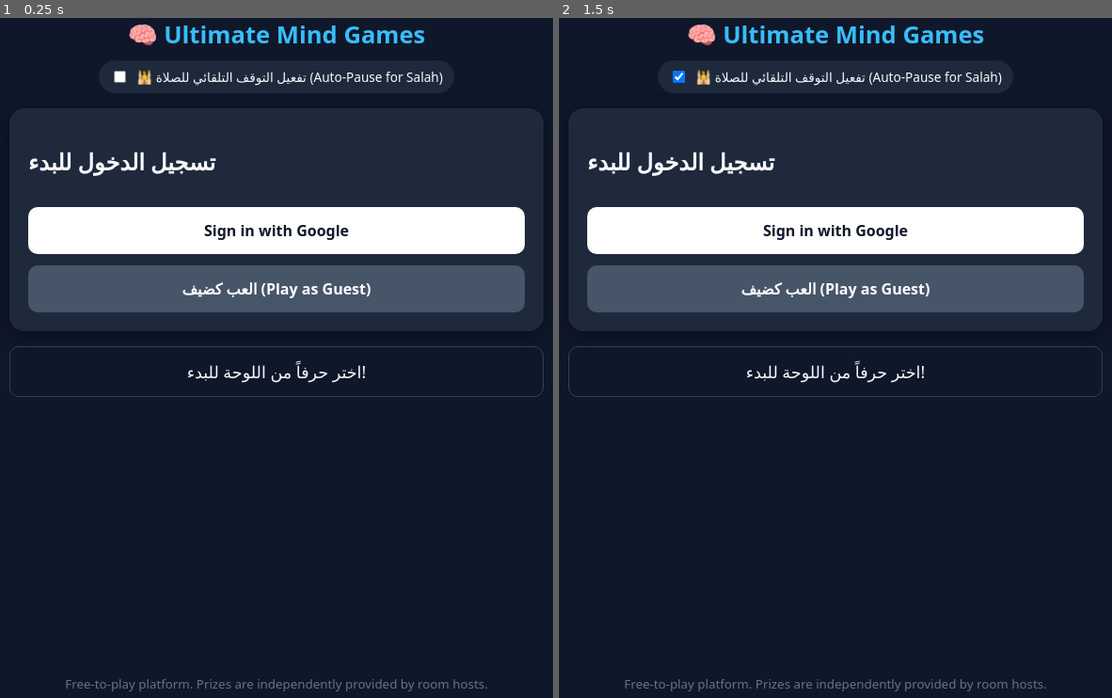
Above: before the commit, frames 1-2 (left to right).
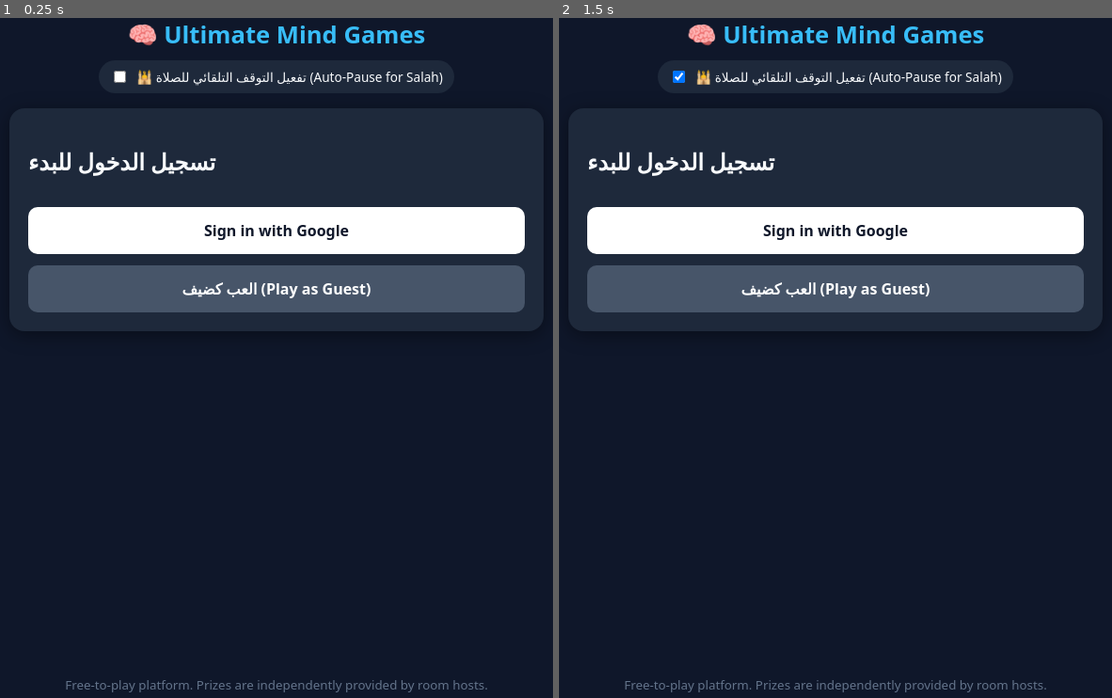
Above: after the commit, the same moments.

Repository: dachi78/ultimate-mind-games
Game: browser game, page index.html
Two runs of this game, one before a commit and one after it. Both use one fixed random seed, a clock stepped at 60 frames per second and the inputs below.
Inputs (mouse positions are in pixels of both pictures, inside the frame that each line leads up to):
- Up to frame 1 (0.25 s): no input
- Up to frame 2 (1.5 s): click "العب كضيف (Play as Guest)" at 0.27 s; click (680, 79) at 1.27 s

The runs differ from the first frame. In frame 1, 0.8% of the frame differs, in the area x 1-99%, y 48-100%; in frame 2, 0.8%.
Error in both runs: SyntaxError: Unexpected token '{'

Commit message:
Update index.html

Diff:
--- a/index.html
+++ b/index.html
@@ -1,4 +1,4 @@
-<!DOCTYPE html>
+<!<!DOCTYPE html>
 <html lang="ar" dir="auto">
 <head>
   <meta charset="UTF-8">
@@ -33,75 +33,64 @@
     </section>
 
     <!-- User Header Profile Bar -->
-<div id="user-profile-bar" class="card hidden" style="flex-direction: row; align-items: center; gap: 12px; padding: 12px;">
-  <img id="user-avatar" src="" alt="Avatar" style="width: 40px; height: 40px; border-radius: 50%; object-fit: cover;">
-  <div>
-    <span id="profile-name" style="font-weight: bold; color: #38bdf8;"></span>
-    <div style="font-size: 0.8rem; color: #94a3b8;">Customization / Profile Active</div>
-  </div>
-</div>
+    <div id="user-profile-bar" class="card hidden" style="flex-direction: row; align-items: center; gap: 12px; padding: 12px;">
+      <img id="user-avatar" src="" alt="Avatar" style="width: 40px; height: 40px; border-radius: 50%; object-fit: cover;">
+      <div>
+        <span id="profile-name" style="font-weight: bold; color: #38bdf8;"></span>
+        <div style="font-size: 0.8rem; color: #94a3b8;">Customization / Profile Active</div>
+      </div>
+    </div>
 
-<!-- 2. Main Lobby / Menu -->
-<section id="lobby-screen" class="card hidden">
-  <button id="open-host-setup-btn" class="btn primary">🎙️ إنشاء غرفة جديدة (Host Game Setup)</button>
-  <div class="divider">أو (OR)</div>
-  <input type="text" id="room-code-input" placeholder="أدخل رمز الغرفة (مثل X7K9)" style="text-transform: uppercase;">
-  <button id="join-room-btn" class="btn success">🎮 انضمام للغرفة (Join Room)</button>
-</section>
+    <!-- 2. Main Lobby / Menu -->
+    <section id="lobby-screen" class="card hidden">
+      <button id="open-host-setup-btn" class="btn primary">🎙️ إنشاء غرفة جديدة (Host Game Setup)</button>
+      <div class="divider">أو (OR)</div>
+      <input type="text" id="room-code-input" placeholder="أدخل رمز الغرفة (مثل X7K9)" style="text-transform: uppercase;">
+      <button id="join-room-btn" class="btn success">🎮 انضمام للغرفة (Join Room)</button>
+    </section>
 
-<!-- Host Configuration Modal/Screen -->
-<section id="host-setup-screen" class="card hidden">
-  <h2>إعدادات غرفة المضيف</h2>
-  <label>اختر وضع اللعبة (Game Mode):</label>
-  <select id="game-mode-select" class="input-field">
-    <option value="horouf">حروف و ألوف (Horouf wa Alouf)</option>
-    <option value="millionaire">سلم المليون (Millionaire Ladder)</option>
-    <option value="combo">كومبو الألعاب (Combo Mode)</option>
-  </select>
+    <!-- Host Configuration Modal/Screen -->
+    <section id="host-setup-screen" class="card hidden">
+      <h2>إعدادات غرفة المضيف</h2>
+      <label>اختر وضع اللعبة (Game Mode):</label>
+      <select id="game-mode-select" class="input-field">
+        <option value="horouf">حروف و ألوف (Horouf wa Alouf)</option>
+        <option value="millionaire">سلم المليون (Millionaire Ladder)</option>
+        <option value="combo">كومبو الألعاب (Combo Mode)</option>
+      </select>
 
-  <label>الحد الأقصى للاعبين:</label>
-  <input type="number" id="max-players-input" value="10" min="2" max="50">
+      <label>الحد الأقصى للاعبين:</label>
+      <input type="number" id="max-players-input" value="10" min="2" max="50">
 
-  <label style="display: flex; align-items: center; gap: 8px; cursor: pointer;">
-    <input type="checkbox" id="voice-chat-toggle"> تفعيل الدردشة الصوتية (Voice Chat Option)
-  </label>
+      <label style="display: flex; align-items: center; gap: 8px; cursor: pointer;">
+        <input type="checkbox" id="voice-chat-toggle"> تفعيل الدردشة الصوتية (Voice Chat Option)
+      </label>
 
-  <button id="confirm-host-btn" class="btn success">🚀 إنشاء غرفة الانتظار (Create Lobby)</button>
-  <button id="cancel-host-btn" class="btn secondary">إلغاء</button>
-</section>
+      <button id="confirm-host-btn" class="btn success">🚀 إنشاء غرفة الانتظار (Create Lobby)</button>
+      <button id="cancel-host-btn" class="btn secondary">إلغاء</button>
+    </section>
 
-<!-- Waiting Lobby / Game Arena -->
-<section id="game-screen" class="card hidden">
-  <div class="room-header">
-    <span id="display-room-code">Room: ----</span>
-    <span id="role-badge">Player</span>
-  </div>
+    <!-- Waiting Lobby / Game Arena -->
+    <section id="game-screen" class="card hidden">
+      <div class="room-header">
+        <span id="display-room-code">Room: ----</span>
+        <span id="role-badge">Player</span>
+      </div>
 
-  <!-- Waiting Lobby Roster (Visible before host starts) -->
-  <div id="waiting-lobby" class="card" style="background: #0f172a; border: 1px solid #334155;">
-    <h3>👥 غرفة الانتظار (Waiting Lobby)</h3>
-    <ul id="players-list" style="list-style: none; padding: 0; margin: 0; display: flex; flex-direction: column; gap: 8px;"></ul>
-    <button id="start-game-btn" class="btn primary hidden" style="margin-top: 10px;">🎮 ابدأ اللعبة الآن (Start Game)</button>
-  </div>
+      <!-- Waiting Lobby Roster (Visible before host starts) -->
+      <div id="waiting-lobby" class="card" style="background: #0f172a; border: 1px solid #334155;">
+        <h3>👥 غرفة الانتظار (Waiting Lobby)</h3>
+        <ul id="players-list" style="list-style: none; padding: 0; margin: 0; display: flex; flex-direction: column; gap: 8px;"></ul>
+        <button id="start-game-btn" class="btn primary hidden" style="margin-top: 10px;">🎮 ابدأ اللعبة الآن (Start Game)</button>
+      </div>
 
-  <!-- Active Game Board (Hidden until host starts) -->
-  <div id="active-game-container" class="hidden">
-    <div id="status-banner" class="banner">في انتظار بدء اللعبة...</div>
-    <div id="letter-grid" class="grid"></div>
-    <button id="buzzer-btn" class="buzzer hidden">🔔 اضغط للجرس! (BUZZ)</button>
-    <button id="reset-buzzer-btn" class="btn secondary hidden">🔄 تصفير الجرس (Host Reset)</button>
-  </div>
-</section>
-
-      <!-- Active Prompt / Buzzer Status -->
-      <div id="status-banner" class="banner">اختر حرفاً من اللوحة للبدء!</div>
-
-      <!-- Arabic Alphabet Grid -->
-      <div id="letter-grid" class="grid"></div>
-
-      <!-- Mobile Player Buzzer -->
-      <button id="buzzer-btn" class="buzzer hidden">🔔 اضغط للجرس! (BUZZ)</button>
-      <button id="reset-buzzer-btn" class="btn secondary hidden">🔄 تصفير الجرس (Host Reset)</button>
+      <!-- Active Game Board (Hidden until host starts) -->
+      <div id="active-game-container" class="hidden">
+        <div id="status-banner" class="banner">في انتظار بدء اللعبة...</div>
+        <div id="letter-grid" class="grid"></div>
+        <button id="buzzer-btn" class="buzzer hidden">🔔 اضغط للجرس! (BUZZ)</button>
+        <button id="reset-buzzer-btn" class="btn secondary hidden">🔄 تصفير الجرس (Host Reset)</button>
+      </div>
     </section>
 
     <footer>
